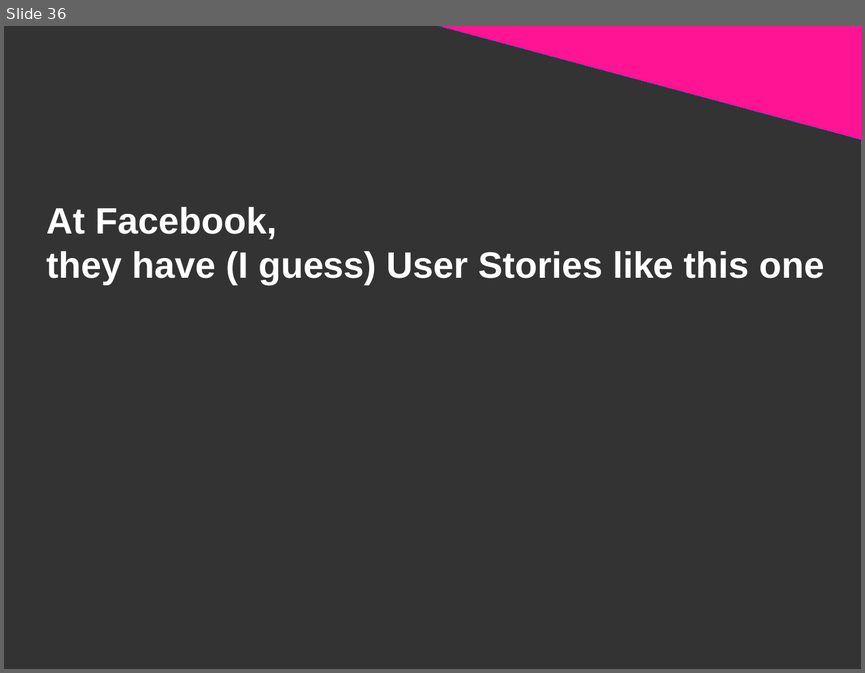
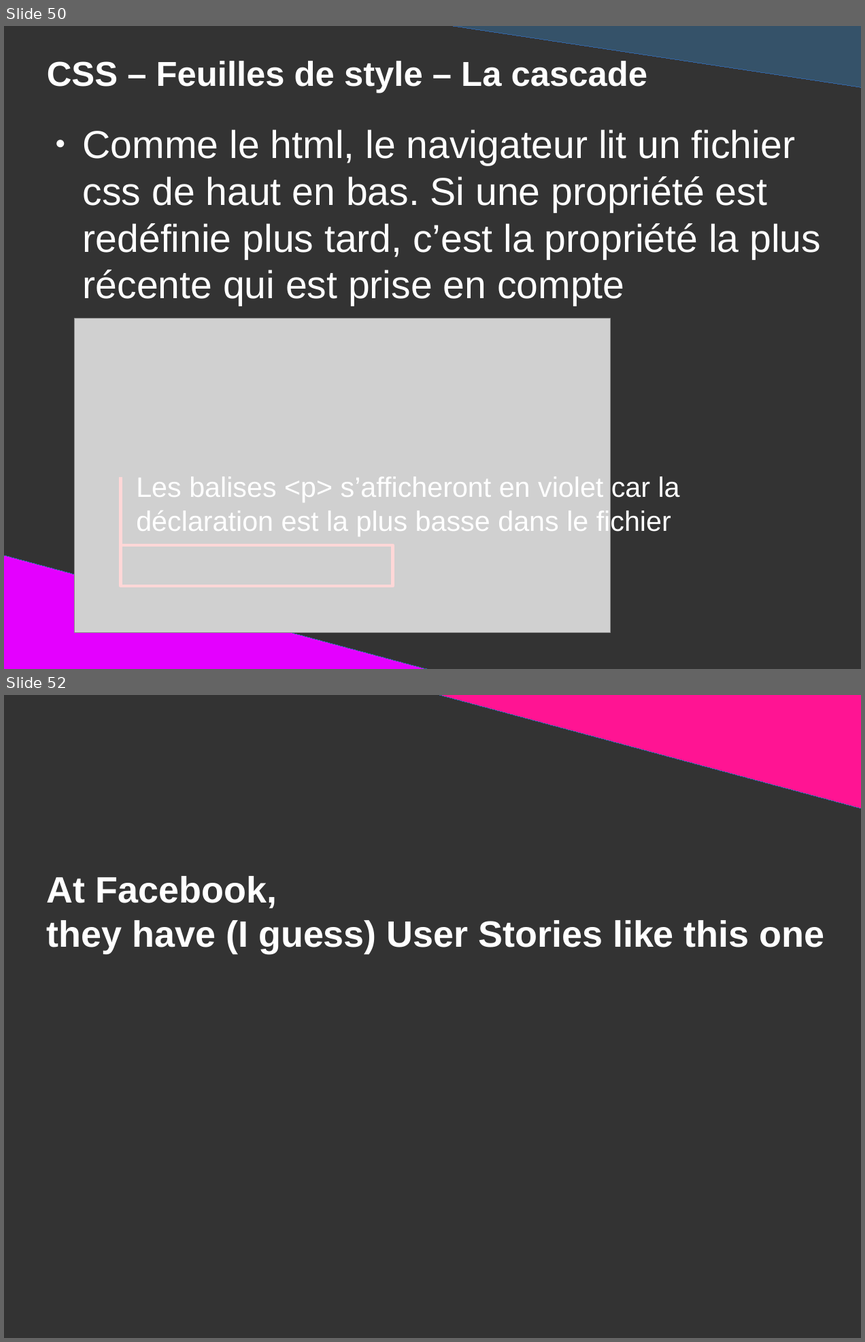
Before and after one commit to DanYellow/presentations, a slide deck: mmi/html/presentation.odp. Shown one above the other, each under a label of ours: slide 36 before the commit, slides 50 and 52 after it; the slides between them are not shown. The pictures are 865x673 and 865x1342 pixels, drawn with LibreOffice and Linux fonts; fonts in the diff are those of the drawing; grey boxes stand for pictures. Boxes give left, top, right and bottom in pixels: in the first picture for what was removed or moved away, otherwise in the second. Text is boxed around its words. In the diff, an @@ line names an element or a change of style, - is before the commit and + after.

Commit message:
Add slides for inline and block tag in mmi's html class

```diff
--- a/mmi/html/presentation.odp
+++ b/mmi/html/presentation.odp
@@ slide 50 added at bbox=[4, 26, 861, 669], background #333333 @@
@@ right triangle added at bbox=[422, 26, 861, 88], fill #355269, outline #3465A4 0 pt @@
@@ title added at bbox=[47, 61, 648, 93], 32 pt, text #FFFFFF, bold @@
+CSS – Feuilles de style – La cascade
@@ text added at bbox=[83, 129, 821, 305], 36 pt, text #FFFFFF @@
+● Comme le html, le navigateur lit un fichier css de haut en bas. Si une propriété est redéfinie plus tard, c’est la propriété la plus récente qui est prise en compte
@@ picture added at bbox=[74, 318, 611, 633] @@
@@ line added from (121, 552) to (121, 477), #FFD7D7 3 pt @@
@@ title added at bbox=[136, 476, 680, 536], 26 pt, text #FFFFFF @@
+Les balises <p> s’afficheront en violet car la déclaration est la plus basse dans le fichier
@@ right triangle added at bbox=[4, 554, 447, 669], fill #E400FF, outline #3465A4 0 pt @@
@@ rectangle added at bbox=[121, 546, 393, 586], outline #FFD7D7 3 pt @@
@@ what was slide 36 is now slide 52 @@
```
Also in this commit, not shown: 2 slides changed, 16 other slides added, 1 slide removed, 15 other files.
